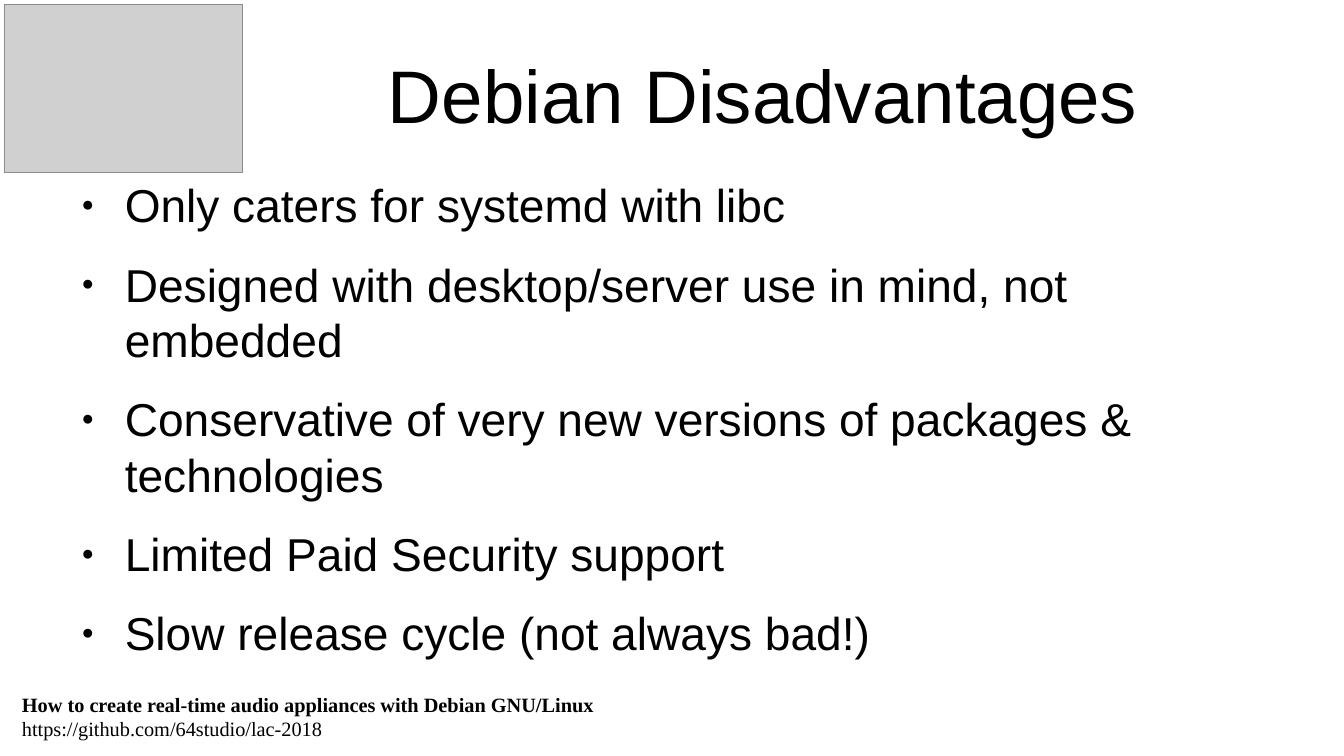
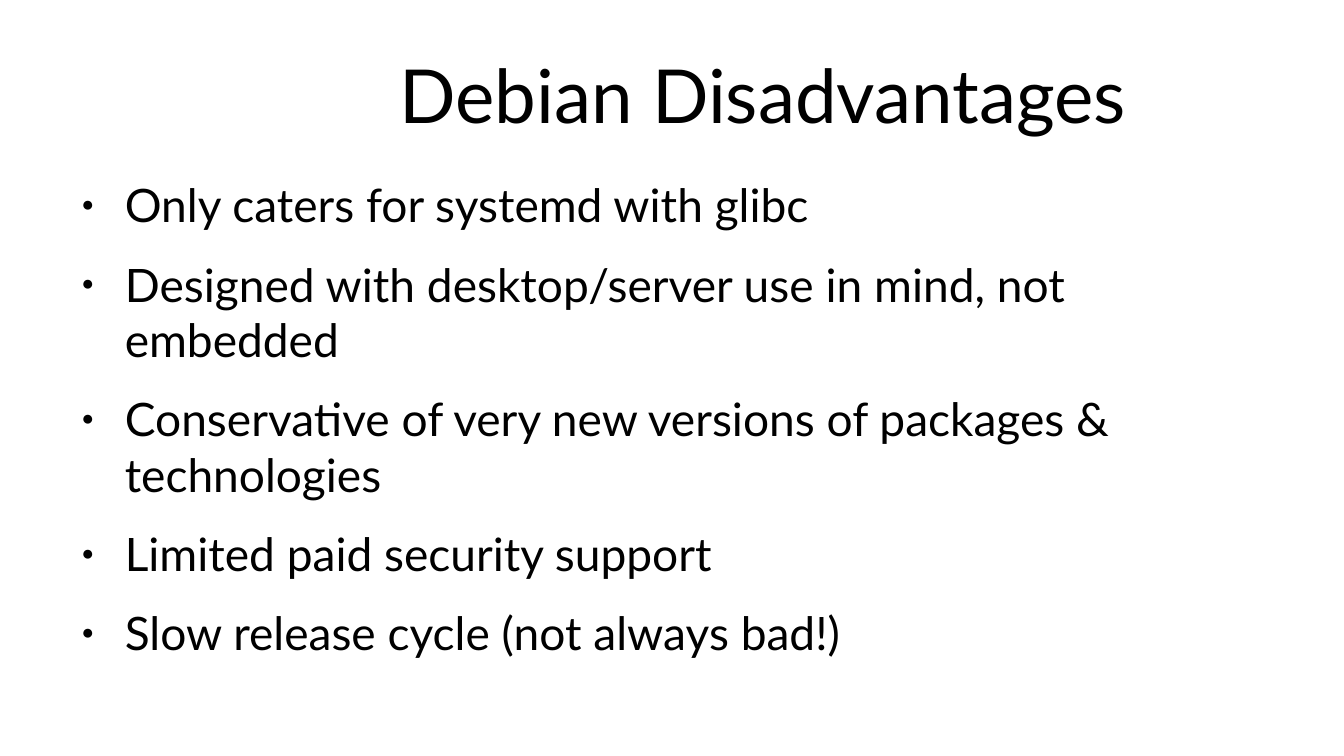
Before and after one commit to 64studio/lac-2018, a slide deck: slide 9 of lac_workshop_template-creating_appliances_slides.odp. Drawn at 1344x756 pixels with LibreOffice and Linux fonts; fonts in the diff are those of the drawing; grey boxes stand for pictures; background and template pictures are left out. Boxes give left, top, right and bottom in pixels: in the first picture for what was removed or moved away, otherwise in the second. Text is boxed around its words. In the diff, an @@ line names an element or a change of style, - is before the commit and + after.

```diff
--- a/lac_workshop_template-creating_appliances_slides.odp
+++ b/lac_workshop_template-creating_appliances_slides.odp
@@ picture removed at (5, 5, 243, 173) @@
@@ title "Debian Disadvantages" at (399, 68, 1126, 136): font Arial to Lato @@
@@ text at (125, 188, 809, 231): text changed; font Arial to Lato @@
-● Only caters for systemd with libc
+● Only caters for systemd with glibc
@@ text at (125, 268, 1065, 658): font Arial to Lato in "Designed with desktop/server use in mind, not ...", "Conservative of very new versions of packages ...", "Slow release cycle (not always bad!)" @@
@@ text at (125, 537, 712, 579): text changed; font Arial to Lato @@
-● Limited Paid Security support
+● Limited paid security support
@@ text removed at (22, 698, 594, 741) @@
-How to create real-time audio appliances with Debian GNU/Linux
-https://github.com/64studio/lac-2018
```
Also in this commit, not shown: 11 other slides changed, 1 slide added, 2 slides removed, 1 other file.
